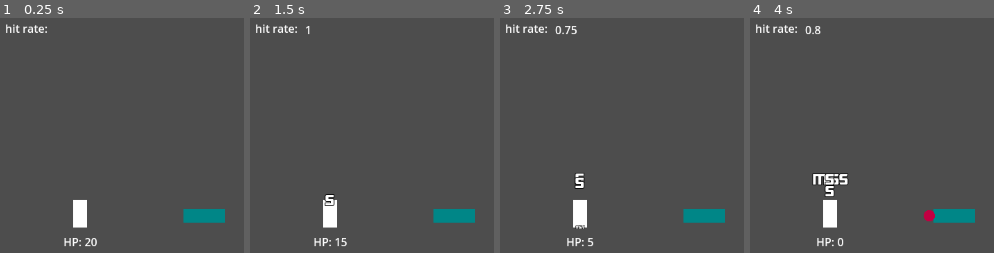
Above: before the commit, frames 1-4 (left to right).
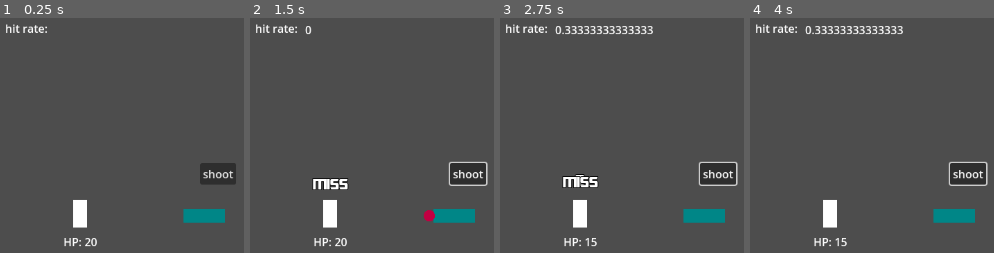
Above: after the commit, the same moments.

Repository: ktosox/Tool_Box_2
Game: Godot game, scene res://experimental/side_view_tower_defense.tscn
The game is run twice, just before and just after one commit, with the same random seed, the same clock (stepped at 60 frames per second) and the same inputs. The project has no main scene, so this scene is started directly.
Inputs (mouse positions are in pixels of both pictures, inside the frame that each line leads up to):
- Up to frame 1 (0.25 s): no input
- Up to frame 2 (1.5 s): click (467, 173) at 0.5 s, where only the run after the commit has a clickable "shoot"; tap Enter (ui_accept) at 1.25 s; move the mouse to (outside the picture) at 1.27 s; hold Right (ui_right) from 1.28 s (still down); click (outside the picture) at 1.42 s
- Up to frame 3 (2.75 s): tap Enter (ui_accept) at 1.52 s; release Right (ui_right) at 2 s; drag from (592, 213) to (outside the picture) at 2.02 s
- Up to frame 4 (4 s): move the mouse to (outside the picture) at 2.77 s; hold Left (ui_left) 2.78-3.5 s; drag from (outside the picture) to (764, 123) at 3.52 s

The runs differ from the first frame. In frame 1, 1.2% of the frame differs, in the area x 81-97%, y 61-71%; in frame 2, 2.7%; in frame 3, 3.3%; in frame 4, 3.6%, in the area x 25-98%, y 3-98%.

Commit message:
added colidder exception on miss

Diff:
--- a/experimental/example_gun.gd
+++ b/experimental/example_gun.gd
@@ -26,3 +26,8 @@
 	print("pew")
 	shoot()
 	pass # Replace with function body.
+
+
+func _on_button_pressed() -> void:
+	shoot()
+	pass # Replace with function body.
--- a/experimental/example_gun.tscn
+++ b/experimental/example_gun.tscn
@@ -25,6 +25,13 @@
 
 [node name="Timer" type="Timer" parent="."]
 wait_time = 0.8
-autostart = true
+
+[node name="Button" type="Button" parent="."]
+offset_left = -36.0
+offset_top = -76.0
+offset_right = 16.0
+offset_bottom = -45.0
+text = "shoot"
 
 [connection signal="timeout" from="Timer" to="." method="_on_timer_timeout"]
+[connection signal="pressed" from="Button" to="." method="_on_button_pressed"]
--- a/experimental/example_gun_shot.gd
+++ b/experimental/example_gun_shot.gd
@@ -1,6 +1,8 @@
 extends RayCast2D
 
 var attack_data : AttackData
+
+var hit_position : Vector2
 
 func _ready() -> void:
 	attack_data.attack_source = self
@@ -9,12 +11,14 @@
 func send_attack():
 	force_raycast_update()
 	var collider = get_collider()
+
 	if collider == null :
 		print("shot missed")
 		queue_free()
 	else:
-
-		collider.hit_detection(attack_data,get_collision_point())
+		hit_position = get_collision_point()
+		add_exception(collider)
+		collider.hit_detection(attack_data,hit_position)
 	pass
 
 func attack_reply(data : HitData):
@@ -22,6 +26,7 @@
 	#if not consumed -> move to next location (derived from HitData)
 	if data.result == HitData.ResultType.MISS:
 		print("shot missed, re-targeting")
+		global_position = hit_position
 		send_attack()
 		return
 	print("shot reply got")
--- a/experimental/example_gun_shot.tscn
+++ b/experimental/example_gun_shot.tscn
@@ -16,7 +16,7 @@
 texture = ExtResource("1_y8e3b")
 
 [node name="Timer" type="Timer" parent="."]
-wait_time = 0.3
+wait_time = 0.2
 one_shot = true
 autostart = true
 
--- a/experimental/side_view_tower_defense.tscn
+++ b/experimental/side_view_tower_defense.tscn
@@ -12,11 +12,14 @@
 [node name="SideViewTowerDefense" type="Node2D"]
 script = ExtResource("1_lmps5")
 
+[node name="ExampleGun" parent="." instance=ExtResource("5_e4amm")]
+position = Vector2(535, 359)
+
 [node name="TargetDummy" type="Node2D" parent="."]
 position = Vector2(326, 376)
 script = ExtResource("2_qppje")
 starting_health = 20
-dodge = 0.2
+dodge = 0.8
 
 [node name="HitBox" parent="TargetDummy" instance=ExtResource("1_n2rhh")]
 position = Vector2(0, -20)
@@ -47,8 +50,5 @@
 offset_right = 330.0
 offset_bottom = 102.0
 
-[node name="ExampleGun" parent="." instance=ExtResource("5_e4amm")]
-position = Vector2(535, 359)
-
 [connection signal="attack_landed" from="TargetDummy" to="." method="update_hit_rate"]
 [connection signal="attack_received" from="TargetDummy/HitBox" to="TargetDummy" method="process_attack"]
